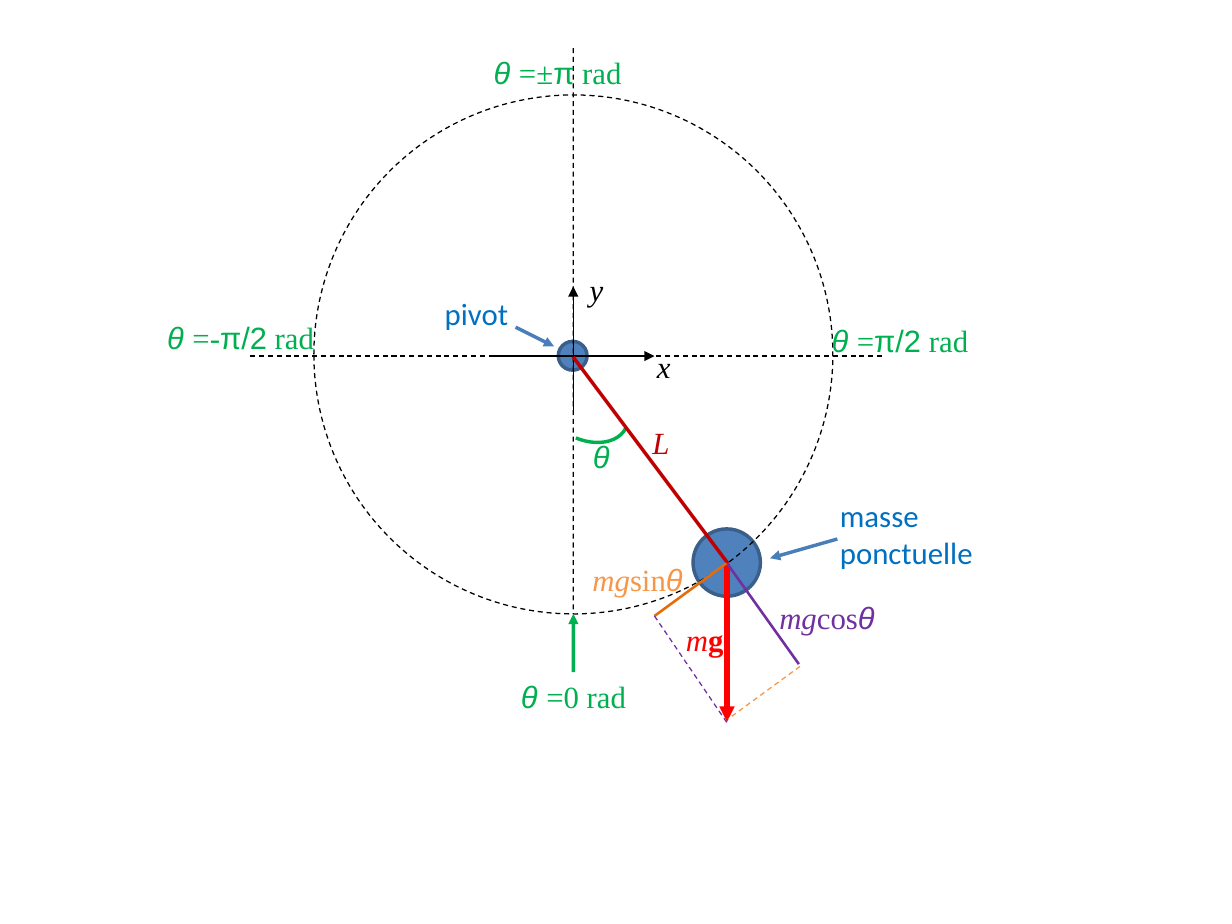
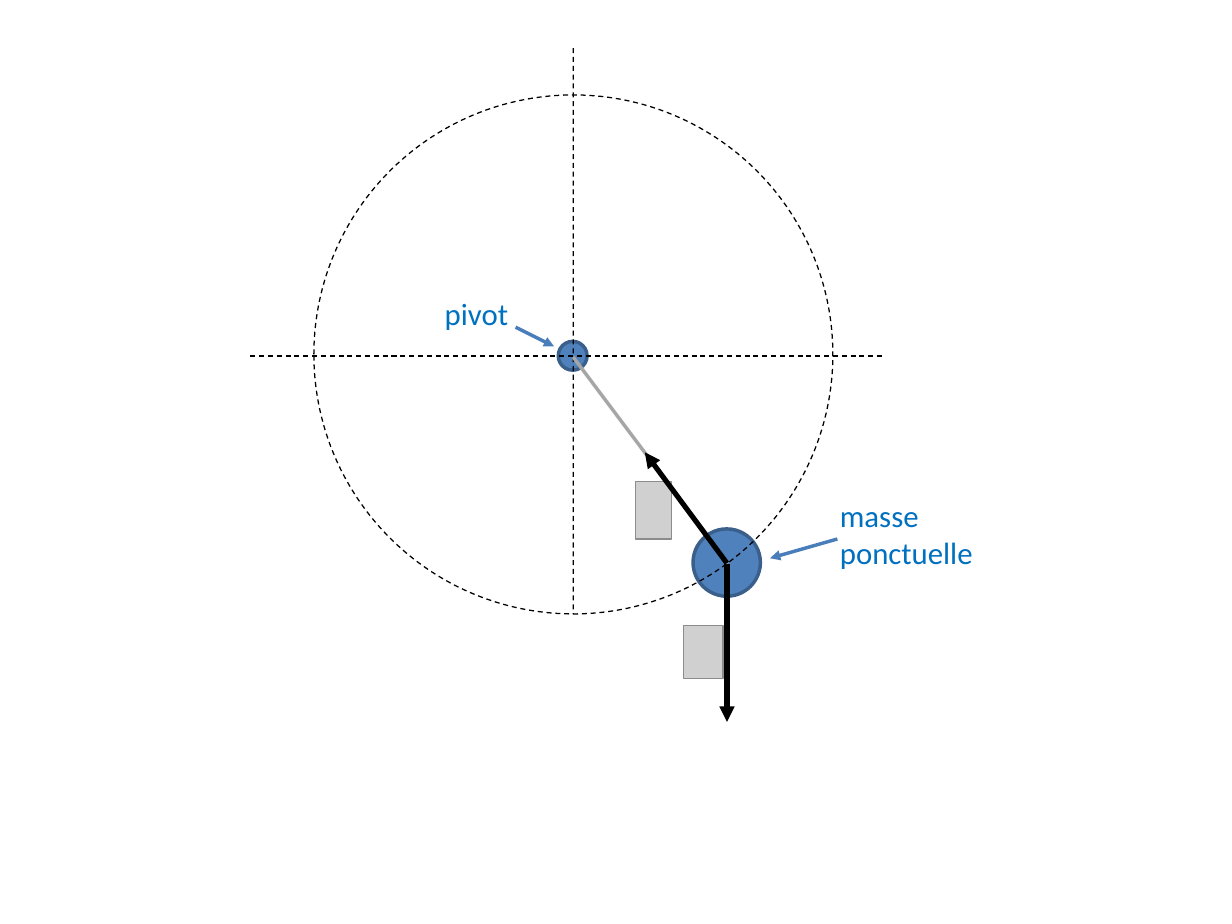
Before and after one commit to bioinfo-prog/cours-python, a slide deck: slide 1 of img/pendulum_sketch.pptx. Drawn at 1232x924 pixels with LibreOffice and Linux fonts; fonts in the diff are those of the drawing; grey boxes stand for pictures. Boxes give left, top, right and bottom in pixels: in the first picture for what was removed or moved away, otherwise in the second. Text is boxed around its words. In the diff, an @@ line names an element or a change of style, - is before the commit and + after.

```diff
--- a/img/pendulum_sketch.pptx
+++ b/img/pendulum_sketch.pptx
@@ text removed at (494,60,621,89) @@
-θ =±π rad
@@ arrow removed from (573, 411) to (573, 286) @@
@@ text removed at (590,287,604,307) @@
-y
@@ text removed at (167,326,314,355) @@
-θ =-π/2 rad
@@ text removed at (832,329,968,357) @@
-θ =π/2 rad
@@ arrow removed from (490, 356) to (654, 356) @@
@@ line (573, 357) - (728, 563): stroke #C00000 2 pt to #A6A6A6 2 pt @@
@@ text removed at (657,355,671,378) @@
-x
@@ arc (boxed as its full ellipse) removed at (533,362,640,456) @@
@@ text removed at (593,443,610,469) @@
-θ
@@ text removed at (652,433,669,460) @@
-L
@@ line moved from (727, 563) - (654, 616) to (727, 563) - (644, 452) @@
@@ line (727, 563) - (644, 452): line to arrow; stroke #E46C0A 1.5 pt to #000000 3 pt @@
@@ picture added at (636,482,673,540) @@
@@ text removed at (592,568,682,597) @@
-mgsinθ
@@ arrow (727, 564) - (727, 722): stroke #FF0000 3 pt to #000000 3 pt @@
@@ line removed from (727, 563) to (798, 664) @@
@@ arrow removed from (573, 673) to (573, 614) @@
@@ line removed from (654, 616) to (727, 722) @@
@@ picture added at (684,626,723,679) @@
@@ text removed at (779,606,874,635) @@
-mgcosθ
@@ text removed at (686,635,724,657) @@
-mg
@@ text removed at (521,685,626,709) @@
-θ =0 rad
@@ line removed from (800, 667) to (728, 719) @@
```
Also in this commit, not shown: 4 other files.
